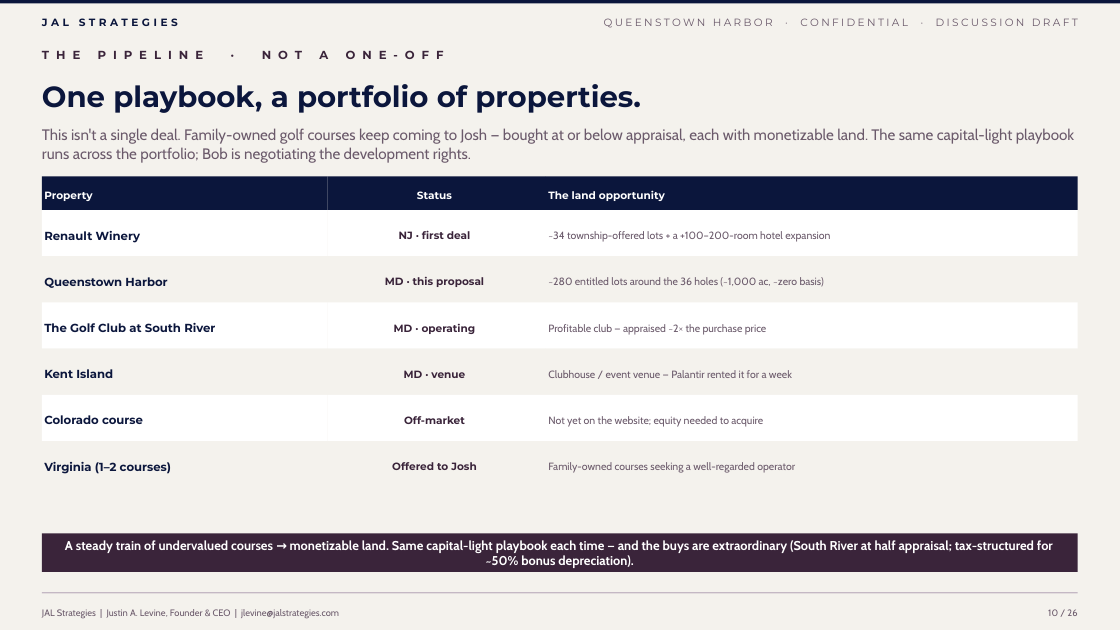
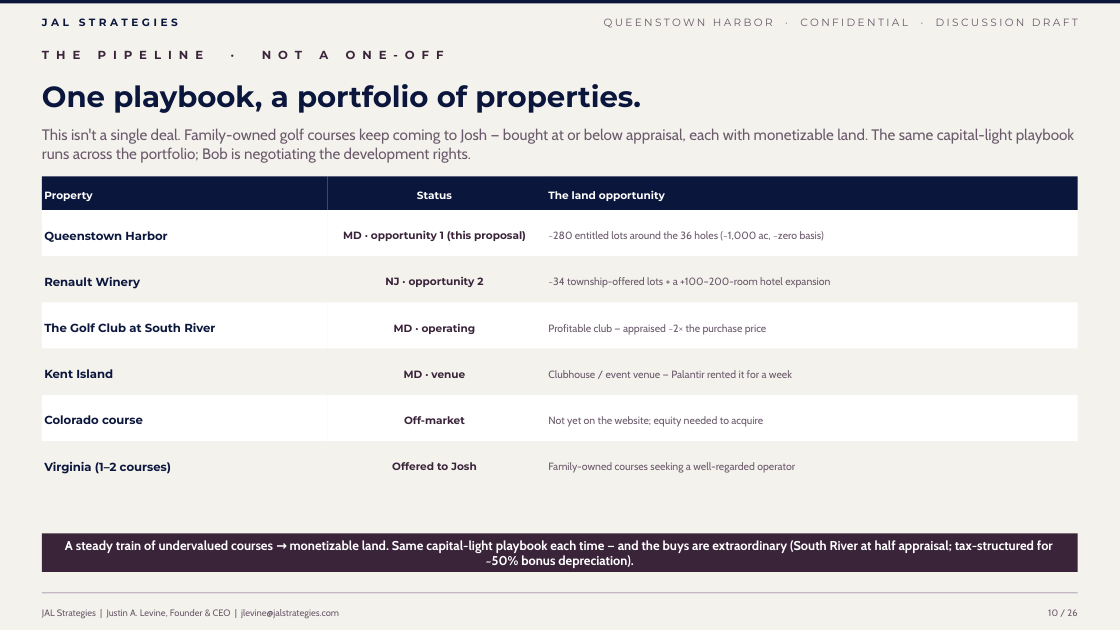
Before and after one commit to jlevine711/Apex, a slide deck: slide 10 of JAL_Queenstown_Harbor_Proposal.pptx. Drawn at 1120x630 pixels with LibreOffice and Linux fonts; fonts in the diff are those of the drawing. Boxes give left, top, right and bottom in pixels: in the first picture for what was removed or moved away, otherwise in the second. Text is boxed around its words. In the diff, an @@ line names an element or a change of style, - is before the commit and + after.

```diff
--- a/JAL_Queenstown_Harbor_Proposal.pptx
+++ b/JAL_Queenstown_Harbor_Proposal.pptx
@@ text "Queenstown Harbor" moved from (x1=44, y1=277, x2=167, y2=288) to (x1=44, y1=231, x2=167, y2=242) @@
@@ text at (x1=343, y1=230, x2=526, y2=241): text changed @@
-NJ · first deal
+MD · opportunity 1 (this proposal)
@@ text "~280 entitled lots around the ..." moved from (x1=548, y1=277, x2=824, y2=287) to (x1=548, y1=231, x2=824, y2=241) @@
@@ text "Renault Winery" moved from (x1=44, y1=231, x2=141, y2=243) to (x1=44, y1=277, x2=141, y2=289) @@
@@ text "~34 township-offered lots + a ..." moved from (x1=548, y1=231, x2=830, y2=242) to (x1=548, y1=277, x2=830, y2=288) @@
@@ text at (x1=385, y1=277, x2=483, y2=287): text changed @@
-MD · this proposal
+NJ · opportunity 2
```
Also in this commit, not shown: 1 other slide changed, 3 other files.
